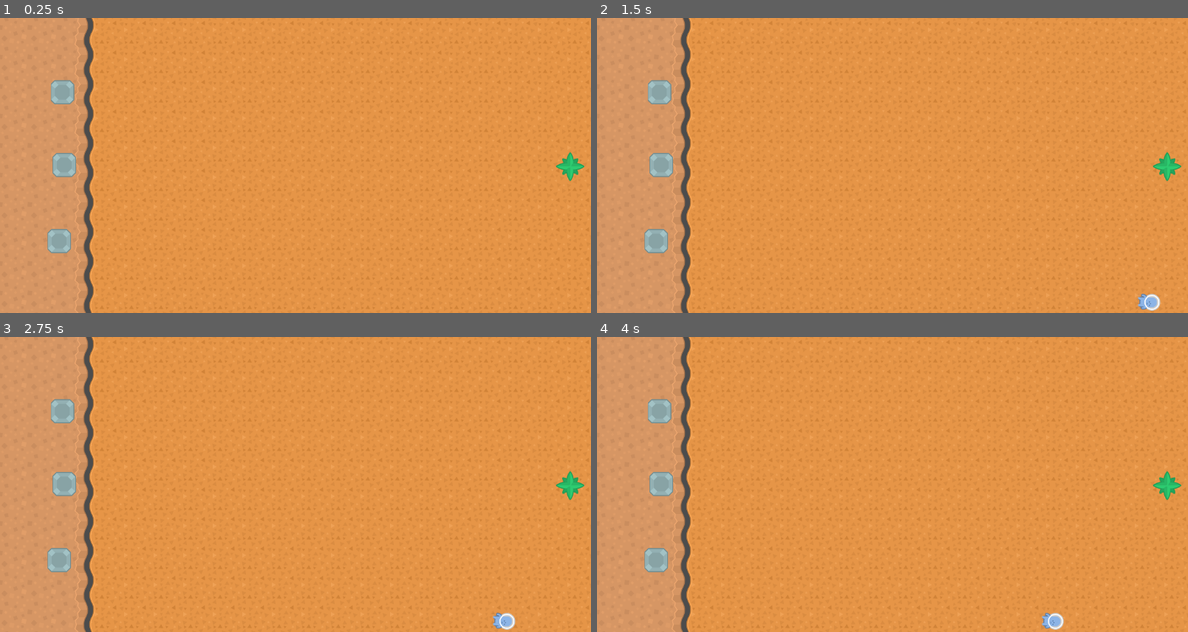
Above: before the commit, frames 1-4 (two rows, left to right).
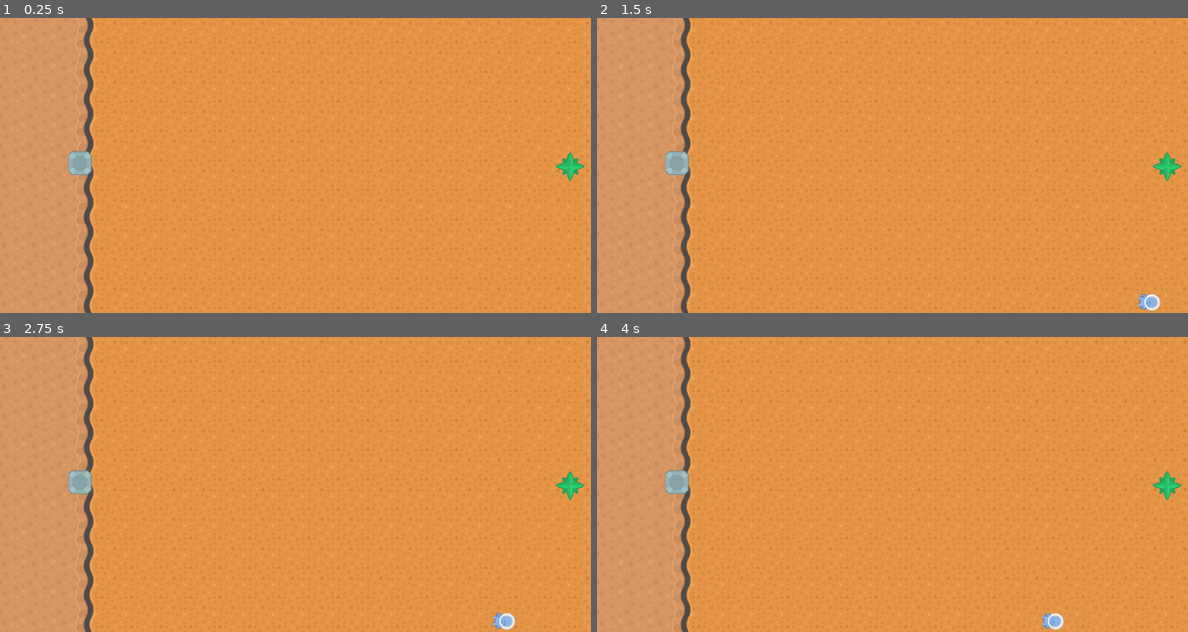
Above: after the commit, the same moments.

Repository: Mynijo/GateDefense
Game: Godot game, scene res://terrain/Map01.tscn
The game is run twice, just before and just after one commit, with the same random seed, the same clock (stepped at 60 frames per second) and the same inputs.
Inputs (mouse positions are in pixels of both pictures, inside the frame that each line leads up to):
- Up to frame 1 (0.25 s): no input
- Up to frame 2 (1.5 s): tap Enter at 0.5 s; move the mouse to (662, 91) at 0.52 s; click (662, 91) at 0.67 s; move the mouse to (662, 165) at 1.27 s; click (662, 165) at 1.42 s
- Up to frame 3 (2.75 s): move the mouse to (59, 561) at 2.02 s; click (59, 561) at 2.17 s
- Up to frame 4 (4 s): move the mouse to (862, 543) at 2.77 s; click (862, 543) at 2.92 s; move the mouse to (1069, 528) at 3.52 s; click (1069, 528) at 3.67 s

The runs differ from the first frame. In frame 1, 1.1% of the frame differs, in the area x 8-16%, y 21-80%; in frame 2, 1.1%; in frame 3, 1.1%; in frame 4, 1.1%.
Error before the commit: Invalid get index 'cost' (on base: 'PackedScene'). (res://Tower/TurretPlace.gd:13)
Error after the commit: Parse Error: The method "get_paten" isn't declared in the current class. (res://Tower/TowerPlace.gd:8)

Commit message:
Shoot signal connect now dyn

Diff:
--- a/Player/Player.gd
+++ b/Player/Player.gd
@@ -1,7 +1,7 @@
 extends Node
 
-export (int) var health
-export (int) var money
+export (int) var health = 100
+export (int) var money = 120
 
 func _ready():
 	pass
--- a/Tower/Tower.gd
+++ b/Tower/Tower.gd
@@ -1,11 +1,11 @@
 extends KinematicBody2D
 
 export (PackedScene) var Bullet
-export (float) var gun_cooldown
-export (int) var cost
+export (float) var gun_cooldown = 2
+export (int) var cost = 50
 
 export (float) var turret_speed = 1.0
-export (int) var detect_radius
+export (int) var detect_radius = 800
 
 signal shoot
 
@@ -37,6 +37,7 @@
 
 func spawn(_position):
 	position = _position
+	self.connect("shoot", self.get_parent().get_parent(), "_on_Tower_shoot")
 
 func _on_DetectRadius_body_entered(body):
 	target.append(body)
@@ -49,8 +50,7 @@
         can_shoot = false
         $GunCooldown.start()
         var dir = Vector2(1, 0).rotated($Body.global_rotation)
-        emit_signal('shoot', Bullet,
-                $Body.global_position, dir)
+        emit_signal('shoot', Bullet, $Body.global_position, dir)
 
 func _on_GunCooldown_timeout():
 	can_shoot = true
--- a/Tower/Tower.tscn
+++ b/Tower/Tower.tscn
@@ -7,7 +7,7 @@
 custom_solver_bias = 0.0
 extents = Vector2( 10, 10 )
 
-[node name="Tower" type="KinematicBody2D"]
+[node name="Tower" type="KinematicBody2D" index="0"]
 
 input_pickable = false
 collision_layer = 2
@@ -37,8 +37,8 @@
 gravity = 98.0
 linear_damp = 0.1
 angular_damp = 1.0
-collision_layer = 2
-collision_mask = 2
+collision_layer = 4
+collision_mask = 4
 audio_bus_override = false
 audio_bus_name = "Master"
 _sections_unfolded = [ "Collision" ]
--- a/Tower/TowerPhy.tscn
+++ b/Tower/TowerPhy.tscn
@@ -19,3 +19,5 @@
 region_enabled = true
 region_rect = Rect2( 132.26, 1227.06, 54.75, 42.125 )
 _sections_unfolded = [ "Region", "Transform" ]
+
+[connection signal="shoot" from="." to="." method="_on_TowerPhy_shoot"]
--- a/Tower/TurretPlace.gd
+++ b/Tower/TowerPlace.gd
@@ -4,13 +4,15 @@
 
 var placed = false
 
+func ready():
+	self.connect("shoot", self.get_paten(), "_on_Tower_shoot")
 
 func _on_Area2D_input_event(viewport, event, shape_idx):
 	if event is InputEventMouseButton and !placed:
 		if event.button_index == BUTTON_LEFT and event.pressed:
-			if player.money >= 1000000:
+			if player.money < 10:
 				return
-			player.addMoney(-tower.cost)
+			player.addMoney(50)
 			var t = tower.instance()
 			add_child(t)
 			t.spawn(position.normalized())
--- a/Tower/TurretPlace.tscn
+++ b/Tower/TowerPlace.tscn
@@ -1,6 +1,6 @@
 [gd_scene load_steps=4 format=2]
 
-[ext_resource path="res://Tower/TurretPlace.gd" type="Script" id=1]
+[ext_resource path="res://Tower/TowerPlace.gd" type="Script" id=1]
 [ext_resource path="res://media/towerDefense_tilesheet.png" type="Texture" id=2]
 
 [sub_resource type="RectangleShape2D" id=1]
@@ -8,14 +8,14 @@
 custom_solver_bias = 0.0
 extents = Vector2( 10, 10 )
 
-[node name="TurretPlace" type="Node2D" index="0"]
+[node name="TowerPlace" type="Node2D" index="0"]
 
 position = Vector2( 174.01, 315.546 )
 script = ExtResource( 1 )
 __meta__ = {
 "_edit_group_": true
 }
-turret = null
+tower = null
 player = null
 
 [node name="Sprite" type="Sprite" parent="." index="0"]
--- a/terrain/Map01.gd
+++ b/terrain/Map01.gd
@@ -3,13 +3,9 @@
 
 func _ready():
 	$Gate.player = $Player
-	$TurretPlace.player = $Player
-	$TurretPlace2.player = $Player
-	$TurretPlace3.player = $Player
+	$TowerPlace.player = $Player
 
-
-
-func _on_TowerPhy_shoot(bullet, _position, _direction):
+func _on_Tower_shoot(bullet, _position, _direction):
     var b = bullet.instance()
     add_child(b)
     b.start(_position, _direction)
--- a/terrain/Map01.tscn
+++ b/terrain/Map01.tscn
@@ -5,7 +5,7 @@
 [ext_resource path="res://Enemy/EnemySpawner.tscn" type="PackedScene" id=3]
 [ext_resource path="res://Player/Gate.tscn" type="PackedScene" id=4]
 [ext_resource path="res://Player/Player.tscn" type="PackedScene" id=5]
-[ext_resource path="res://Tower/TurretPlace.tscn" type="PackedScene" id=6]
+[ext_resource path="res://Tower/TowerPlace.tscn" type="PackedScene" id=6]
 [ext_resource path="res://Tower/TowerPhy.tscn" type="PackedScene" id=7]
 
 [node name="Map01" type="Node2D" index="0"]
@@ -49,17 +49,6 @@
 health = 100
 money = 120
 
-[node name="TurretPlace" parent="." index="4" instance=ExtResource( 6 )]
+[node name="TowerPlace" parent="." index="4" instance=ExtResource( 6 )]
 
-position = Vector2( 136.01, 161.546 )
 tower = ExtResource( 7 )
-
-[node name="TurretPlace2" parent="." index="5" instance=ExtResource( 6 )]
-
-position = Vector2( 140, 320 )
-tower = ExtResource( 7 )
-
-[node name="TurretPlace3" parent="." index="6" instance=ExtResource( 6 )]
-
-position = Vector2( 129.01, 485.483 )
-tower = ExtResource( 7 )
